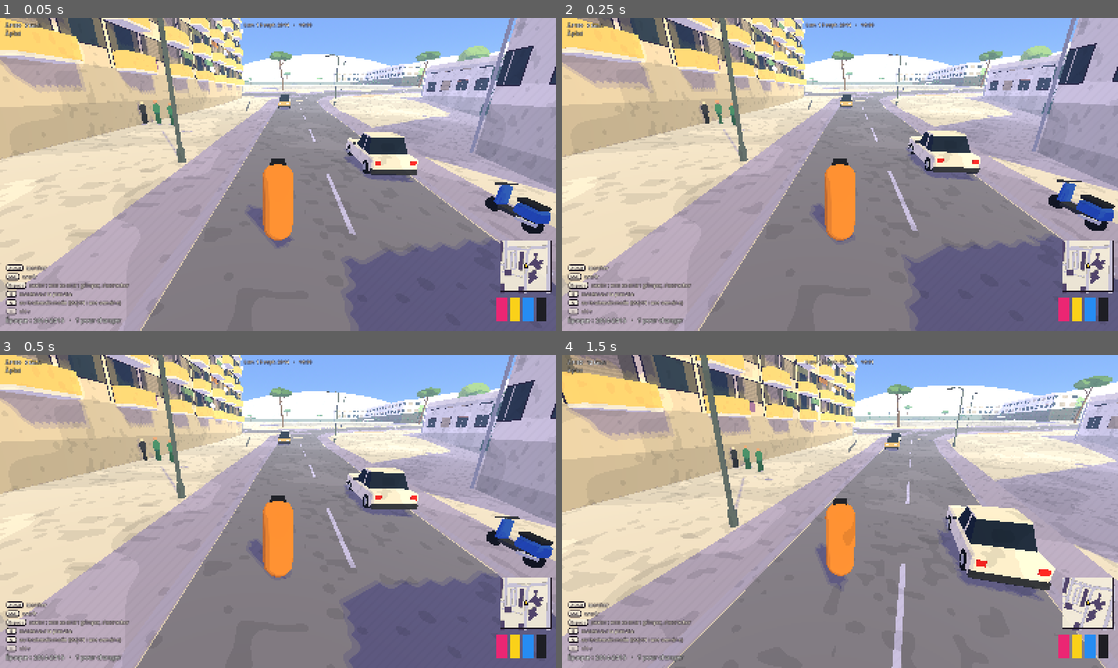
Above: before the commit, frames 1-4 (two rows, left to right).
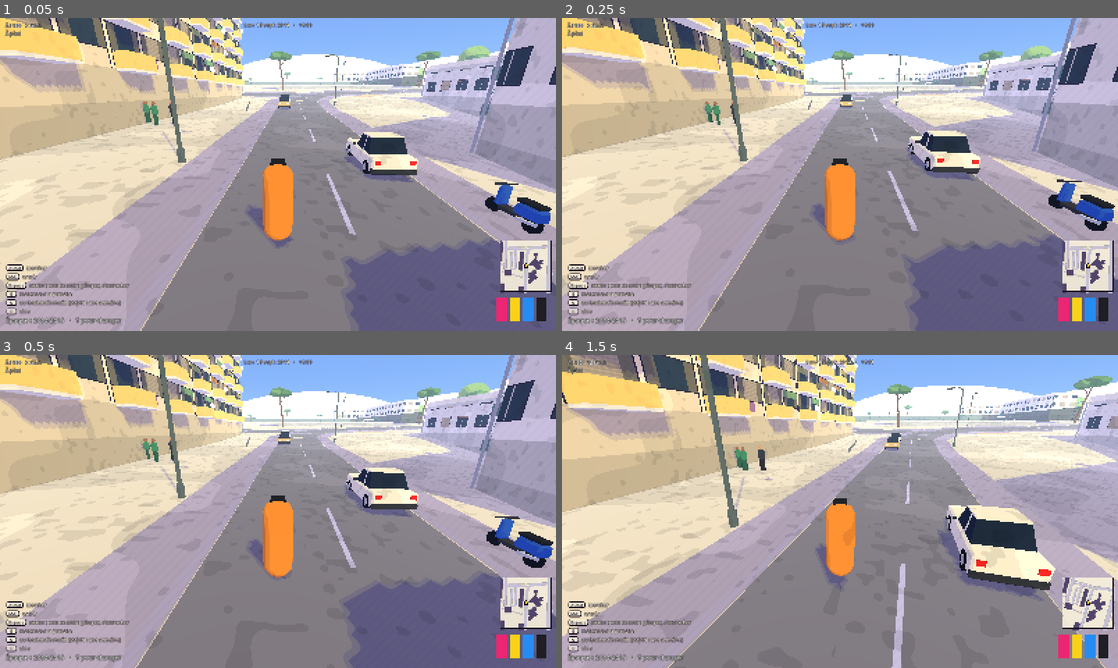
Above: after the commit, the same moments.

Repository: negoatapp-cyber/TRACE
Game: Godot game, scene res://scenes/lauriers.tscn
Same seed, same stepped clock (60 frames per second), same inputs: the game is played once before the commit and once after it.
Inputs (mouse positions are in pixels of both pictures, inside the frame that each line leads up to):
- Up to frame 1 (0.05 s): no input
- Up to frame 2 (0.25 s): no input
- Up to frame 3 (0.5 s): no input
- Up to frame 4 (1.5 s): tap Enter (ui_accept) at 0.5 s; move the mouse to (867, 511) at 0.52 s; hold G (graff) 0.53-1.28 s; hold W (move_forward) from 0.53 s (still down); click (867, 511) at 0.67 s; tap Space (jump) at 0.77 s; move the mouse to (812, 511) at 1.27 s; tap F (fouiller) at 1.35 s

The runs differ from the first frame. In frame 1, 0.2% of the frame differs, in the area x 24-32%, y 26-35%; in frame 2, 0.2%; in frame 3, 0.2%; in frame 4, 0.3%, in the area x 30-37%, y 28-38%.

Commit message:
Personnages : distribution des 15 personnages des planches (gardien, voisine, patron du snack, jeunes, passants), chargement des .glb Meshy à la place des silhouettes, 2e tenue de Loums (F8)
Co-Authored-By: Claude Opus 5.5 <noreply@anthropic.com>
Claude-Session: https://claude.ai/code/session_014E2dCjxvrNHpEzHYuDe4HQ

Diff:
--- a/scripts/graffiti.gd
+++ b/scripts/graffiti.gd
@@ -143,7 +143,7 @@
 	var t: Array = _trace_g.get("temoins", [])
 	t.append(role)
 	_trace_g["temoins"] = t
-	var qui := {"passant": "un passant", "voisine": "une voisine", "gardien": "le gardien", "jeune": "les jeunes"}
+	var qui := {"passant": "un passant", "voisine": "une voisine", "gardien": "le gardien", "jeune": "les jeunes", "patron": "le patron du snack"}
 	_message = "VU par %s" % qui.get(role, role)
 	_message_t = 2.5
 
--- a/scripts/habitants.gd
+++ b/scripts/habitants.gd
@@ -15,11 +15,25 @@
 	"voisine": ["Oh ! C'est pas chez toi ici !", "Je vais le dire au gardien !", "Ça va, les murs sont propres peut-être ?"],
 	"gardien": ["Hé toi ! Arrête ça !", "Bouge de là !"],
 	"jeune": ["Vas-y Loums !", "Ah ouais, propre !", "Fais-le en grand !"],
+	"patron": ["Pas devant ma baraque, j'ai dit !", "Oh, le môme…"],
 }
+## Les vrais personnages (planches de Louma, 19.11), modélisés dans Meshy : assets/personnages/pnj/<nom>.glb.
+## Tant qu'un .glb manque, la silhouette provisoire reste. Le crew (12 à 15) et le policier (02) sont gardés
+## pour l'histoire (n°4) et la police : creer_personnage(nom) les fabrique à la demande.
+const DOSSIER_PNJ := "res://assets/personnages/pnj/"
+const CASTING := {
+	"gardien": ["01_gardien"],
+	"voisine": ["03_voisine"],
+	"patron": ["04_patron_snack"],
+	"jeune": ["06_jeune_couronne", "07_jeune_chaine", "08_jeune_doudoune"],
+	"passant": ["05_jeune_casquette", "09_jeune_capuche", "10_jeune_kaki"],
+}
+const TAILLES := {"jeune": 1.68, "patron": 1.66, "voisine": 1.64}
 const TENUES := {
 	"passant": [Color(0.30, 0.36, 0.50), Color(0.55, 0.45, 0.35), Color(0.25, 0.25, 0.28), Color(0.62, 0.30, 0.28)],
 	"voisine": [Color(0.55, 0.35, 0.55), Color(0.70, 0.55, 0.40)],
 	"gardien": [Color(0.18, 0.28, 0.45)],
+	"patron": [Color(0.45, 0.30, 0.20)],
 	"jeune": [Color(0.15, 0.15, 0.16), Color(0.85, 0.85, 0.82), Color(0.20, 0.45, 0.30)],
 }
 const PEAUX := [Color(0.94, 0.78, 0.62), Color(0.78, 0.56, 0.38), Color(0.55, 0.36, 0.22), Color(0.36, 0.24, 0.16)]
@@ -31,6 +45,7 @@
 var reputation := {"jeunes": 0, "voisins": 0, "gardien": 0}   ## ce que le quartier pense de Loums (J3)
 var _rng := RandomNumberGenerator.new()
 var _t_vue := 0.0
+var _distribue := {}            ## rôle -> combien de personnages de ce rôle déjà habillés
 
 
 class Habitant extends CharacterBody3D:
@@ -44,6 +59,8 @@
 	var bulle: Label3D
 	var bulle_t := 0.0
 	var corps: Node3D
+	var anim: AnimationPlayer    ## celle du modèle Meshy, si le vrai personnage est là
+	var clips := {}              ## "attente" / "marche" -> nom du clip
 	var a_vu := false            ## a déjà vu le graffiti en cours
 	var bloque_t := 0.0
 	var _pas := 0.0
@@ -130,6 +147,13 @@
 		var p0: Vector2 = tour_barre[k * 2] + Vector2(_rng.randf_range(-6, 6), _rng.randf_range(-6, 6))
 		var p1: Vector2 = tour_barre[k * 2 + 1] + Vector2(_rng.randf_range(-6, 6), _rng.randf_range(-6, 6))
 		_ajouter("voisine", PackedVector3Array([Vector3(p0.x, _h(p0.x, p0.y), p0.y), Vector3(p1.x, _h(p1.x, p1.y), p1.y)]), 0.8)
+	# le patron du snack, devant sa baraque (zone « ravitaillement » de n°2)
+	for z in get_tree().get_nodes_in_group("ravitaillement"):
+		if str(z.get_meta("type", "")) == "peinture":
+			var zp: Vector3 = (z as Node3D).global_position
+			var hp := _ajouter("patron", PackedVector3Array([Vector3(zp.x + 1.2, _h(zp.x + 1.2, zp.z), zp.z)]), 0.0)
+			hp.etat = "reste"
+			break
 	# jeunes : en bande, au pied des immeubles, près du départ
 	var bande := Vector2(48, -58)
 	for k in 3:
@@ -153,7 +177,15 @@
 	cs.shape = cap
 	cs.position.y = 0.85
 	h.add_child(cs)
-	h.corps = _silhouette(role)
+	var n: int = _distribue.get(role, 0)
+	_distribue[role] = n + 1
+	var noms: Array = CASTING.get(role, [])
+	h.corps = creer_personnage(noms[n % noms.size()], float(TAILLES.get(role, 1.75))) if not noms.is_empty() else null
+	if h.corps:
+		h.anim = _trouver_anim(h.corps)
+		h.clips = _ranger_clips(h.anim)
+	else:
+		h.corps = _silhouette(role)
 	h.add_child(h.corps)
 	h.bulle = Label3D.new()
 	h.bulle.billboard = BaseMaterial3D.BILLBOARD_ENABLED
@@ -171,6 +203,66 @@
 	h.global_position = route[0] + Vector3.UP * 0.1
 	habitants.append(h)
 	return h
+
+
+## Un vrai personnage : son .glb Meshy (importé, ou lu directement), pieds au sol, tourné vers -Z,
+## ramené à « taille » mètres. null si le fichier n'est pas encore là.
+func creer_personnage(nom: String, taille := 1.75) -> Node3D:
+	var chemin := DOSSIER_PNJ + nom + ".glb"
+	var m: Node3D = null
+	if ResourceLoader.exists(chemin):
+		var ps := load(chemin) as PackedScene
+		if ps:
+			m = ps.instantiate() as Node3D
+	if m == null:
+		var brut := ProjectSettings.globalize_path(chemin)
+		if not FileAccess.file_exists(brut):
+			return null
+		var doc := GLTFDocument.new()
+		var st := GLTFState.new()
+		if doc.append_from_file(brut, st) != OK:
+			return null
+		m = doc.generate_scene(st) as Node3D
+	if m == null:
+		return null
+	var racine := Node3D.new()
+	racine.name = "Corps_" + nom
+	racine.add_child(m)
+	var boite := AABB()
+	var premier := true
+	for mi in m.find_children("*", "MeshInstance3D", true, false):
+		var b := (m.global_transform.affine_inverse() * (mi as MeshInstance3D).global_transform) * (mi as MeshInstance3D).get_aabb()
+		boite = b if premier else boite.merge(b)
+		premier = false
+	if not premier and boite.size.y > 0.0:
+		var s := taille / boite.size.y
+		m.scale = Vector3.ONE * s
+		m.position = Vector3(-(boite.position.x + boite.size.x * 0.5) * s, -boite.position.y * s, -(boite.position.z + boite.size.z * 0.5) * s)
+	racine.rotation.y = PI       # les modèles Meshy regardent vers +Z, les habitants avancent vers -Z
+	return racine
+
+
+func _trouver_anim(n: Node) -> AnimationPlayer:
+	var l := n.find_children("*", "AnimationPlayer", true, false)
+	return l[0] as AnimationPlayer if not l.is_empty() else null
+
+
+func _ranger_clips(ap: AnimationPlayer) -> Dictionary:
+	var c := {}
+	if ap == null:
+		return c
+	for nom in ap.get_animation_list():
+		var b := String(nom).to_lower()
+		if not c.has("marche") and (b.contains("walk") or b.contains("marche")):
+			c["marche"] = nom
+		elif not c.has("attente") and (b.contains("idle") or b.contains("attente") or b.contains("stand") or b.contains("breath")):
+			c["attente"] = nom
+	for k in ["marche", "attente"]:
+		if c.has(k):
+			var a := ap.get_animation(c[k])
+			if a:
+				a.loop_mode = Animation.LOOP_LINEAR
+	return c
 
 
 ## Une silhouette simple, dans les aplats du rendu BD : corps, tête, jambes.
@@ -267,9 +359,19 @@
 		else:
 			h.bloque_t = 0.0
 		# la démarche : un léger balancement
-		h._pas += Vector2(h.velocity.x, h.velocity.z).length() * delta * 4.0
-		h.corps.position.y = absf(sin(h._pas)) * 0.04
-		h.corps.rotation.z = sin(h._pas) * 0.04
+		var vit := Vector2(h.velocity.x, h.velocity.z).length()
+		if h.anim:
+			var clip: String = h.clips.get("marche" if vit > 0.3 else "attente", "")
+			if clip != "" and h.anim.current_animation != clip:
+				h.anim.play(clip, 0.25)
+			elif clip == "" and h.anim.is_playing():
+				h.anim.stop()   # pas de clip d'attente : il reste debout, immobile
+			if vit > 0.3:
+				h.anim.speed_scale = clampf(vit / 1.2, 0.6, 1.6)
+		else:
+			h._pas += vit * delta * 4.0
+			h.corps.position.y = absf(sin(h._pas)) * 0.04
+			h.corps.rotation.z = sin(h._pas) * 0.04
 		if h.bulle_t > 0.0:
 			h.bulle_t -= delta
 			if h.bulle_t <= 0.0:
--- a/scripts/personnage.gd
+++ b/scripts/personnage.gd
@@ -6,7 +6,10 @@
 ## Le fichier est lu directement au lancement (pas besoin de l'ouvrir dans l'éditeur).
 ## Les animations sont reconnues à leur nom : idle / walk / run / jump.
 
-const FICHIER := "res://assets/personnages/loums.glb"
+const FICHIER_ROUGE := "res://assets/personnages/loums.glb"
+const FICHIER_BLEU := "res://assets/personnages/loums_bleu.glb"   ## 2e tenue (planche 3 : veste bleue, ceinture de bombes)
+const CHOIX_TENUE := "user://tenue.txt"
+var FICHIER := FICHIER_ROUGE
 const TAILLE := 1.75   ## hauteur voulue du personnage (m)
 
 ## Loums est goofy : pied droit devant. Sur la planche, il regarde vers sa gauche
@@ -39,7 +42,30 @@
 
 ## Le modèle de Loums : la version importée par Godot si elle existe (nécessaire pour l'export web),
 ## sinon lecture directe du .glb (lancement sans passage par l'éditeur, quand le fichier .import manque).
+## La tenue choisie (F8 pour changer, si la 2e tenue existe).
+static func tenue() -> String:
+	if FileAccess.file_exists(CHOIX_TENUE):
+		return FileAccess.get_file_as_string(CHOIX_TENUE).strip_edges()
+	return "rouge"
+
+
+static func tenue_bleue_dispo() -> bool:
+	return ResourceLoader.exists(FICHIER_BLEU) or FileAccess.file_exists(ProjectSettings.globalize_path(FICHIER_BLEU))
+
+
+func _unhandled_key_input(e: InputEvent) -> void:
+	var k := e as InputEventKey
+	if k and k.pressed and not k.echo and k.keycode == KEY_F8 and tenue_bleue_dispo():
+		var f := FileAccess.open(CHOIX_TENUE, FileAccess.WRITE)
+		if f:
+			f.store_string("rouge" if tenue() == "bleue" else "bleue")
+			f.close()
+		get_tree().reload_current_scene()
+
+
 func _charger_modele() -> Node3D:
+	if tenue() == "bleue" and tenue_bleue_dispo():
+		FICHIER = FICHIER_BLEU
 	if ResourceLoader.exists(FICHIER):
 		var ps := load(FICHIER) as PackedScene
 		if ps:
Not shown, added: docs/PERSONNAGES.md
